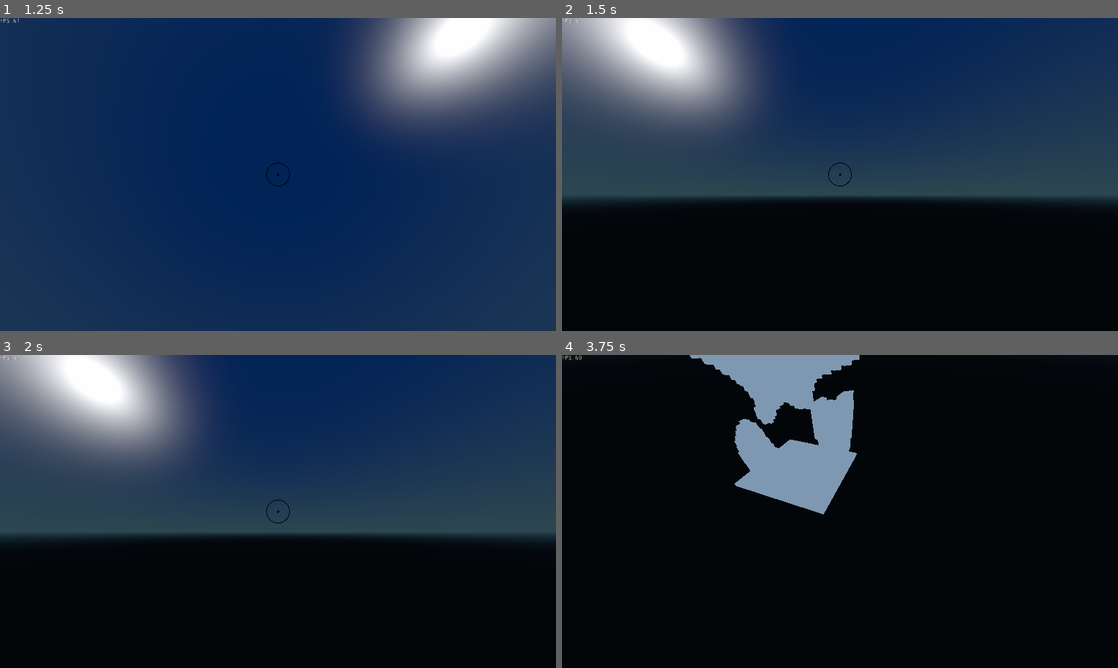
Above: before the commit, frames 1-4 (two rows, left to right).
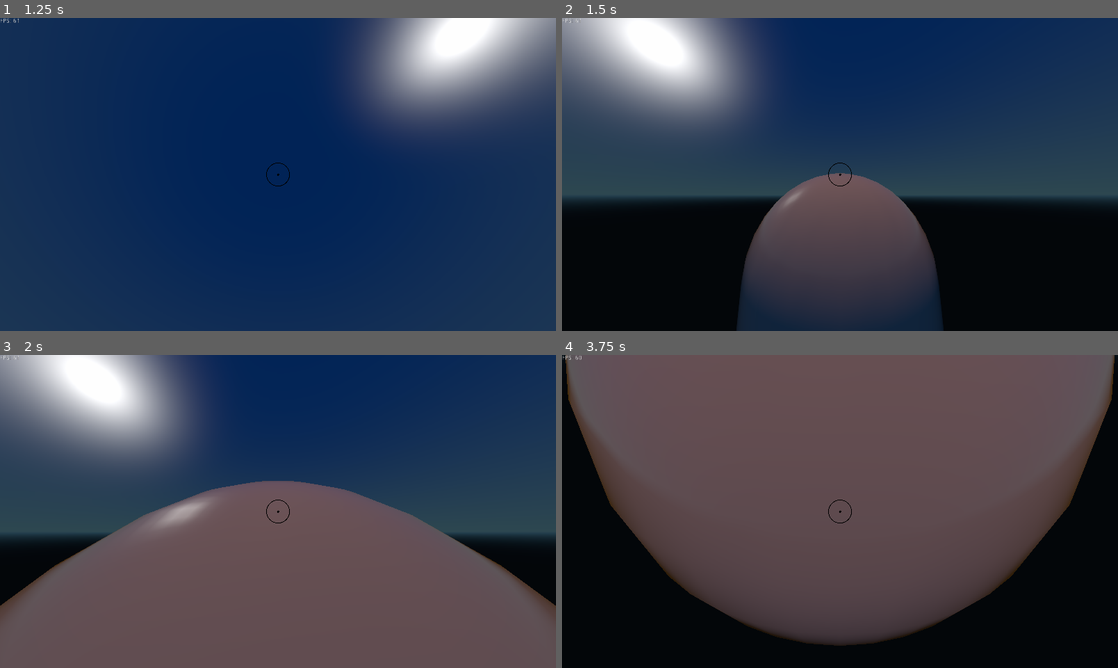
Above: after the commit, the same moments.

Repository: ThomBogers/blocks
Game: Godot game, scene res://scenes/Main/Main.tscn
Same seed, same stepped clock (60 frames per second), same inputs: the game is played once before the commit and once after it.
Inputs (mouse positions are in pixels of both pictures, inside the frame that each line leads up to):
- Up to frame 1 (1.25 s): tap Enter at 0.5 s; move the mouse to (400, 158) at 0.52 s; hold D (game_right) from 0.53 s (still down); hold Mouse wheel up (zoom_in, bound only after the commit) from 0.53 s (still down); tap Mouse wheel down (zoom_out, bound only after the commit) at 0.8 s
- Up to frame 2 (1.5 s): tap Space (game_up) at 1.25 s; move the mouse to (728, 190) at 1.27 s; release D (game_right) at 1.28 s; release Mouse wheel up (zoom_in, bound only after the commit) at 1.28 s; hold S (game_back) from 1.28 s (still down); tap Mouse wheel down (zoom_out, bound only after the commit) at 1.35 s
- Up to frame 3 (2 s): keep holding S (game_back); tap Mouse wheel up (zoom_in, bound only after the commit) at 1.55 s
- Up to frame 4 (3.75 s): tap Enter at 2 s; move the mouse to (895, 442) at 2.02 s; release S (game_back) at 2.03 s; press the mouse at (895, 442) at 2.03 s; hold D (game_right) 2.03-2.78 s; tap Mouse wheel down (zoom_out, bound only after the commit) at 2.3 s; move the mouse to (812, 574) at 2.77 s; release the mouse at (812, 574) at 2.78 s; hold W (game_forward) 2.78-3.53 s; right-click (812, 574) at 2.85 s; tap Mouse wheel up (zoom_in, bound only after the commit) at 3.05 s; move the mouse to (1006, 558) at 3.52 s; hold A (game_left) from 3.53 s (still down); hold E (game_godmode) from 3.53 s (still down)

Frame 1 is identical in both runs. In frame 2, 15% of the frame differs, in the area x 31-69%, y 49-100%; in frame 3, 45%; in frame 4, 70%, in the area x 0-100%, y 0-93%.

Commit message:
Add simple third person camera

Diff:
--- a/project.godot
+++ b/project.godot
@@ -88,6 +88,16 @@
 "events": [ Object(InputEventKey,"resource_local_to_scene":false,"resource_name":"","device":0,"alt":false,"shift":false,"control":false,"meta":false,"command":false,"pressed":false,"scancode":70,"unicode":0,"echo":false,"script":null)
  ]
 }
+zoom_out={
+"deadzone": 0.5,
+"events": [ Object(InputEventMouseButton,"resource_local_to_scene":false,"resource_name":"","device":0,"alt":false,"shift":false,"control":false,"meta":false,"command":false,"button_mask":0,"position":Vector2( 0, 0 ),"global_position":Vector2( 0, 0 ),"factor":1.0,"button_index":5,"pressed":false,"doubleclick":false,"script":null)
+ ]
+}
+zoom_in={
+"deadzone": 0.5,
+"events": [ Object(InputEventMouseButton,"resource_local_to_scene":false,"resource_name":"","device":0,"alt":false,"shift":false,"control":false,"meta":false,"command":false,"button_mask":0,"position":Vector2( 0, 0 ),"global_position":Vector2( 0, 0 ),"factor":1.0,"button_index":4,"pressed":false,"doubleclick":false,"script":null)
+ ]
+}
 
 [rendering]
 
--- a/scenes/Player/Player.gd
+++ b/scenes/Player/Player.gd
@@ -25,12 +25,15 @@
 
 var EQUIPMENT = load("res://scenes/Player/Equipment.gd")
 
+var initialCameraPosition;
+var cameraOffset = Vector3(0,0,0);
 
 func _ready():
 	Input.set_mouse_mode(Input.MOUSE_MODE_CONFINED)
 	Input.set_mouse_mode(Input.MOUSE_MODE_HIDDEN)
 
 	collider.shape.height = CONSTANTS.CUBESIZE;
+	initialCameraPosition = camera.translation
 
 	# Enable processing input
 	set_process_input(true)
@@ -56,13 +59,28 @@
 		else:
 			light.light_energy = 0
 
+	if event.is_action_pressed("zoom_in"):
+		cameraOffset.z = cameraOffset.z - 10;
+		if cameraOffset.z < 0:
+			cameraOffset.z = 0
+
+		camera.translation = initialCameraPosition + cameraOffset
+
+	if event.is_action_pressed("zoom_out"):
+		cameraOffset.z = cameraOffset.z + 10;
+		if cameraOffset.z > 300:
+			cameraOffset.z = 300
+		camera.translation = initialCameraPosition + cameraOffset
+
 	if event is InputEventMouseMotion:
 		var relative_x = event.relative.x
 		var relative_y = event.relative.y
 
 		yaw   = fmod(yaw - relative_x * view_sensitivity, 360)
 		pitch = max(min(pitch - relative_y * view_sensitivity, 90), -90)
-		camera.set_rotation(Vector3(deg2rad(pitch), deg2rad(yaw),0 ))
+
+		camera.set_rotation(Vector3(deg2rad(pitch), 0,0 ))
+		player.set_rotation(Vector3(0,deg2rad(yaw),0 ))
 
 	if event.is_action_pressed("game_right"):
 		movement_vector.x = +1
Not shown, changed: README.md
